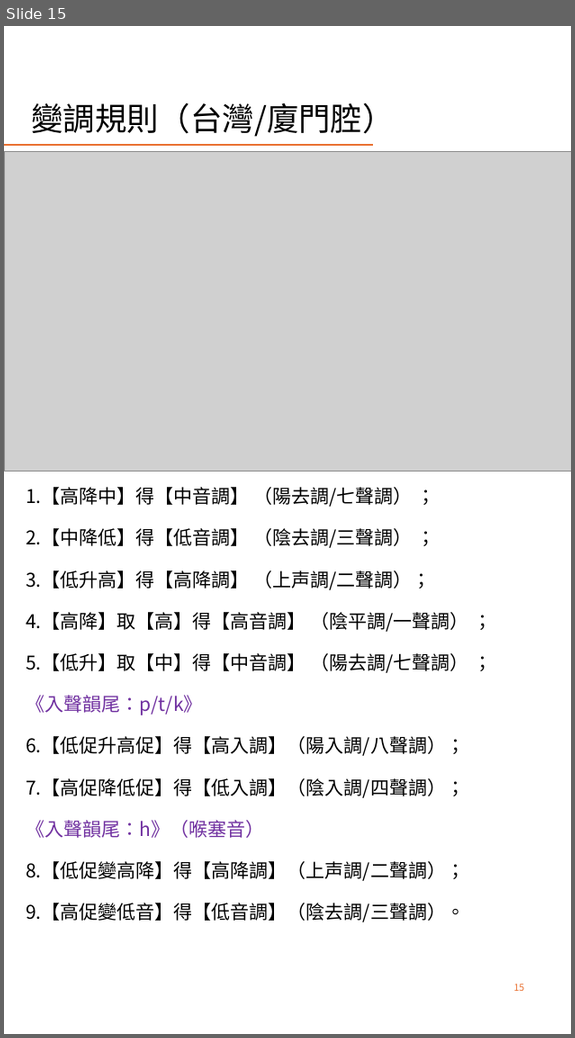
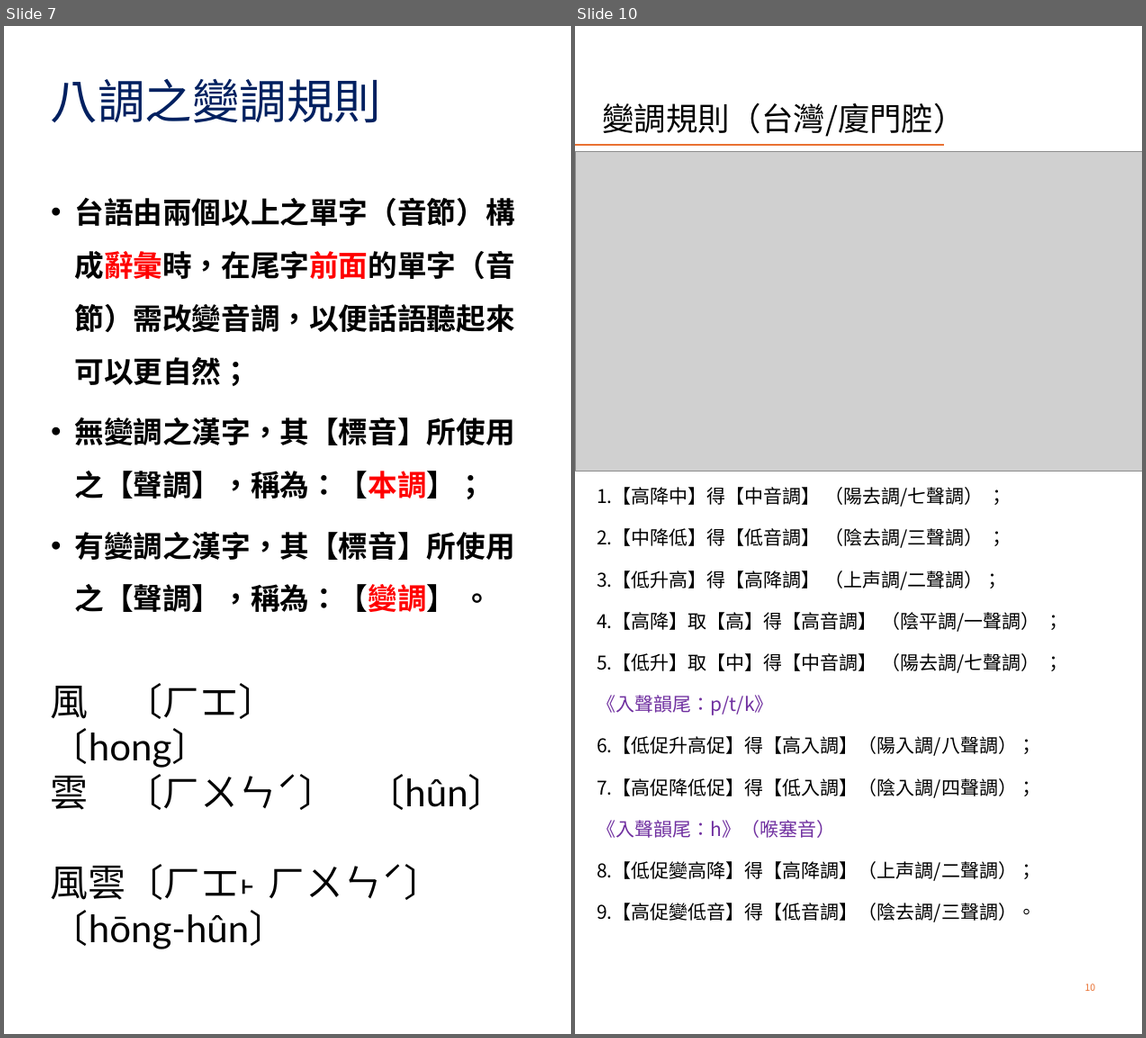
Before and after one commit to AlanJui/rime-tlpa, a slide deck: docs/guide/十八音輸入方案變調操作.pptx. Shown side by side, each under a label of ours: slide 15 before the commit, slides 7 and 10 after it; the slides between them are not shown. The pictures are 575x1038 and 1146x1038 pixels, drawn with LibreOffice and Linux fonts; fonts in the diff are those of the drawing; grey boxes stand for pictures. Boxes give left, top, right and bottom in pixels: in the first picture for what was removed or moved away, otherwise in the second. Text is boxed around its words. In the diff, an @@ line names an element or a change of style, - is before the commit and + after.

```diff
--- a/docs/guide/十八音輸入方案變調操作.pptx
+++ b/docs/guide/十八音輸入方案變調操作.pptx
@@ slide 7 added at (x1=4, y1=26, x2=571, y2=1034), background #FFFFFF @@
@@ title added at (x1=51, y1=79, x2=382, y2=123), 45 pt, text #002060 @@
+八調之變調規則
@@ text added at (x1=74, y1=198, x2=514, y2=612), 28 pt, text #000000, bold @@
+• 台語由兩個以上之單字（音節）構成辭彙時，在尾字前面的單字（音節）需改變音調，以便話語聽起來可以更自然；
+• 無變調之漢字，其【標音】所使用之【聲調】，稱為：【本調】；
+• 有變調之漢字，其【標音】所使用之【聲調】，稱為：【變調】 。
@@ text added at (x1=51, y1=683, x2=505, y2=949), 36 pt, text #000000 @@
+風 〔ㄏㆲ〕 〔hong〕
+雲 〔ㄏㄨㄣˊ〕 〔hûn〕
+風雲〔ㄏㆲ˫ ㄏㄨㄣˊ〕 〔hōng-hûn〕
@@ what was slide 15 is now slide 10 @@
@@ page number at (x1=1085, y1=984, x2=1096, y2=991): text changed @@
-15
+10
```
Also in this commit, not shown: 12 slides changed, 5 other slides added, 1 slide removed.
